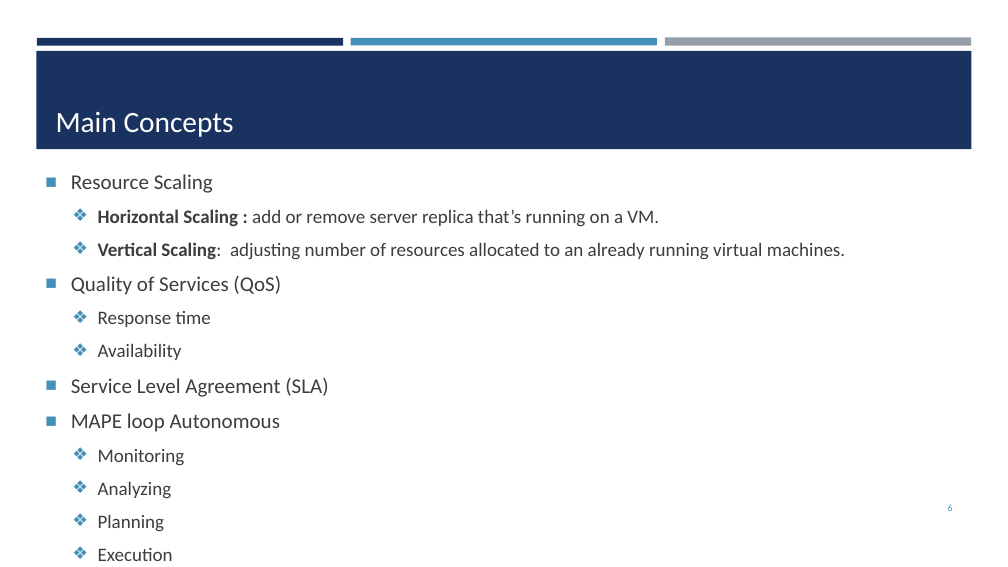
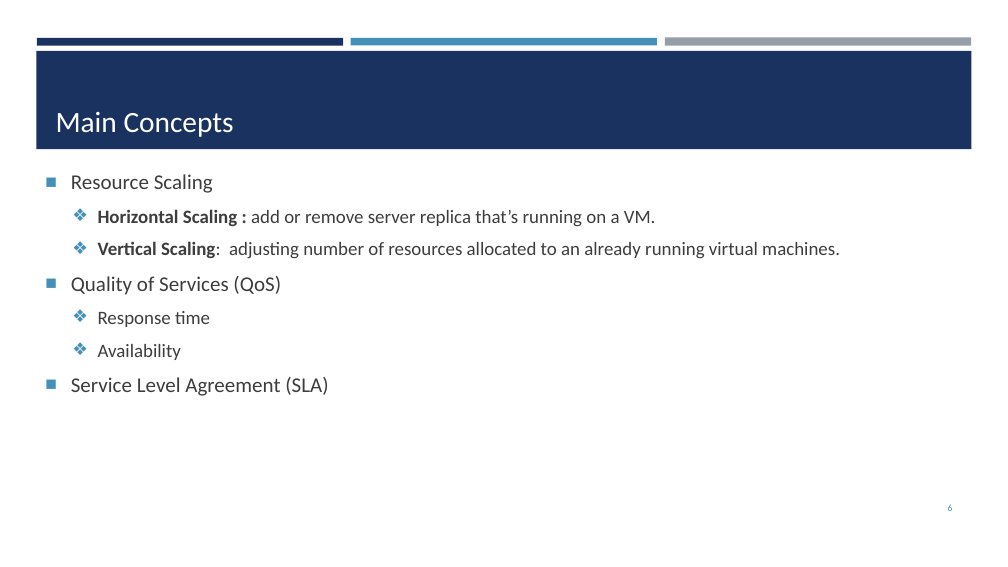
Before and after one commit to Rahma-ra1001782/Rahma-ra1001782-hw, a slide deck: slide 6 of Review/G3-Review Paper & Presentation - Final Version/G3 - Review Paper Presentation.pptx. Drawn at 1008x567 pixels with LibreOffice and Linux fonts; fonts in the diff are those of the drawing. Boxes give left, top, right and bottom in pixels: in the first picture for what was removed or moved away, otherwise in the second. Text is boxed around its words. In the diff, an @@ line names an element or a change of style, - is before the commit and + after.

```diff
--- a/Review/G3-Review Paper & Presentation - Final Version/G3 - Review Paper Presentation.pptx
+++ b/Review/G3-Review Paper & Presentation - Final Version/G3 - Review Paper Presentation.pptx
@@ text at (98,209,840,360): size 18.1 to 18 pt in "Horizontal Scaling : add or remove server ...", "Vertical Scaling: adjusting number of resources allocated ...", "Response time", "Availability" @@
@@ text at (71,413,280,561): paragraphs removed @@
-■ MAPE loop Autonomous
-  ❖ Monitoring
-  ❖ Analyzing
-  ❖ Planning
-  ❖ Execution
```
Also in this commit, not shown: 15 other slides changed, 1 slide added, 9 slides removed.
